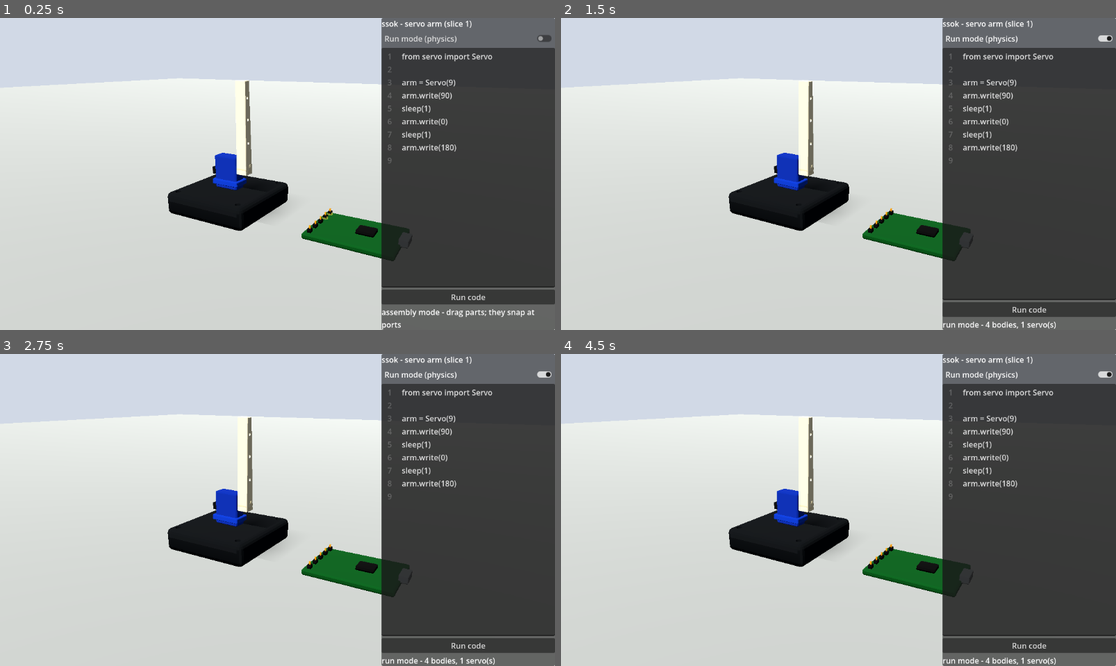
Above: before the commit, frames 1-4 (two rows, left to right).
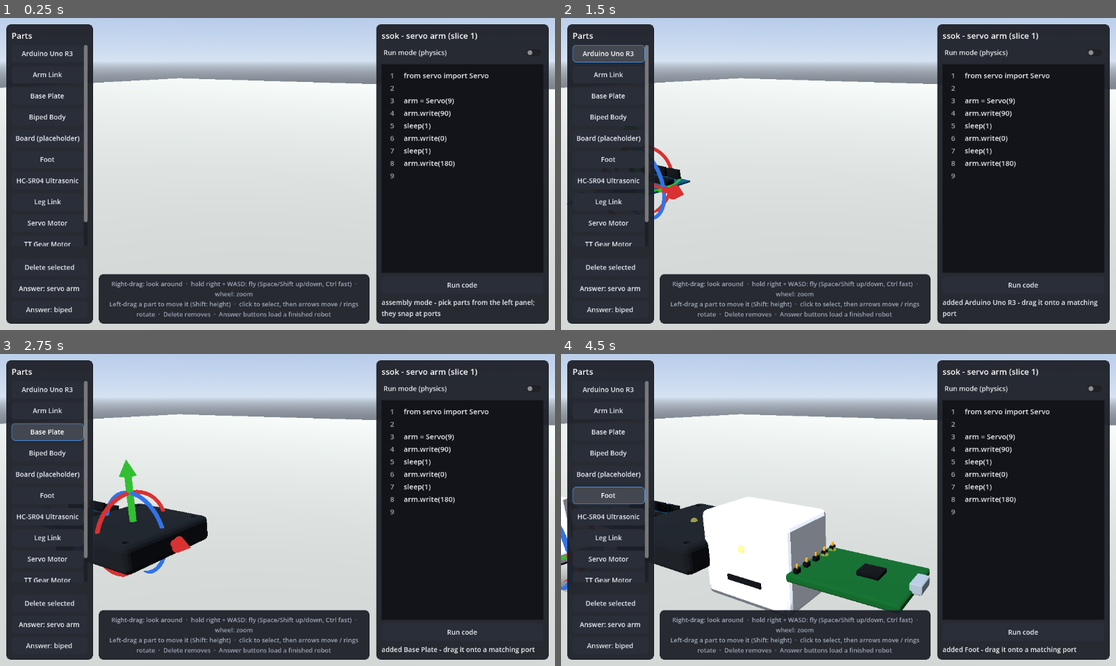
Above: after the commit, the same moments.

Repository: Bum-Boo/ssok
Game: Godot game, scene res://scenes/main.tscn
Same seed, same stepped clock (60 frames per second), same inputs: the game is played once before the commit and once after it.
Inputs (mouse positions are in pixels of both pictures, inside the frame that each line leads up to):
- Up to frame 1 (0.25 s): no input
- Up to frame 2 (1.5 s): click "Run mode (physics)" at 0.5 s; click (610, 52) at 1.25 s, where only the run after the commit has a clickable "Arduino Uno R3"
- Up to frame 3 (2.75 s): click (49, 432) at 2 s, where only the run after the commit has a clickable "Base Plate"
- Up to frame 4 (4.5 s): click (610, 453) at 2.75 s, where only the run after the commit has a clickable "Biped Body"; click (610, 475) at 3.5 s, where only the run after the commit has a clickable "Board (placeholder)"; click (610, 494) at 4.25 s, where only the run after the commit has a clickable "Foot"

The runs differ from the first frame. In frame 1, 58% of the frame differs, in the area x 0-100%, y 0-100%; in frame 2, 57%; in frame 3, 61%; in frame 4, 65%.

Commit message:
Start from an empty scene with a parts palette and add the biped preset
The shell now opens empty: a scrollable palette built from
assets/parts/*.tres spawns parts, Delete removes the selected one, and
two answer buttons load the servo arm or the new Otto-style biped
together with its code. Theme, fly camera and a bottom control HUD are
wired in; the screenshot driver presses the answer button first.

BipedPreset assembles body + 2 hip servos (pitch) + 2 legs + 2 ankle
servos (roll, mirrored so equal positive angles are mirror moves) +
2 feet, an HC-SR04 as eyes and an Uno on pins 3/5/6/9. The answer code
leans 30 deg onto one foot, swings the other hip 20 deg and repeats; it
stays standing through the sequence (40 deg fell forward, 20 deg never
lifted a foot). Standing needed GodotPhysics tightened for cm scale in
project.godot: 64 solver iterations and 1 mm allowed penetration (the
1 cm default sank the feet and let the joints fold). 120 Hz was tried
and rejected because it breaks the headless tests' frame-based waits.

Verified: import/quit exit 0, assembly_snap_check PASS, run_mode_check
0 failures, prototype_screenshot 5 shots; scratch checks for gizmo
translate/rotate, palette spawn/delete/reindex, wheel-on-shaft and
servo-on-Uno-pin snapping, fly camera, and the biped staying upright.

Co-Authored-By: Claude Fable 5.1 <noreply@anthropic.com>
Claude-Session: https://claude.ai/code/session_013973UPTMoMJCFd7py7rX6c

Diff:
--- /dev/null
+++ b/presets/biped.gd
@@ -0,0 +1,130 @@
+class_name BipedPreset
+extends RefCounted
+
+## Otto-DIY-style biped: body + 2 hip servos (pitch) + 2 legs + 2 ankle servos (roll) + 2 feet,
+## an HC-SR04 as eyes, all four servos on Uno PWM pins. Standing pose is hinge angle 0, so the
+## answer code only moves each joint into positive angles and back. Like Otto, a step is
+## "roll onto one foot, swing the other leg, put it down".
+
+const FLOOR_TOP := ServoArmPreset.FLOOR_TOP
+
+const PIN_RIGHT_HIP := 3
+const PIN_LEFT_HIP := 5
+const PIN_RIGHT_FOOT := 6
+const PIN_LEFT_FOOT := 9
+
+const ANSWER_CODE := """from servo import Servo
+
+left_hip = Servo(5)
+right_hip = Servo(3)
+left_foot = Servo(9)
+right_foot = Servo(6)
+
+left_hip.write(0)
+right_hip.write(0)
+left_foot.write(0)
+right_foot.write(0)
+sleep(0.5)
+
+# lean onto the right foot, swing the left leg, put it down
+right_foot.write(30)
+sleep(0.4)
+left_hip.write(20)
+sleep(0.4)
+left_hip.write(0)
+sleep(0.3)
+right_foot.write(0)
+sleep(0.5)
+
+# lean onto the left foot, swing the right leg, put it down
+left_foot.write(30)
+sleep(0.4)
+right_hip.write(20)
+sleep(0.4)
+right_hip.write(0)
+sleep(0.3)
+left_foot.write(0)
+sleep(0.5)
+"""
+
+# Servo placeholder geometry: shaft at local (+0.0115, +0.005, 0), mount at (0, -0.015, 0).
+const SERVO_SHAFT := Vector3(0.0115, 0.005, 0)
+const SERVO_MOUNT_UP := Vector3(0, 0.015, 0)
+const LEG_HIP_MOUNT := Vector3(0.006, 0.014, 0)
+const LEG_ANKLE_MOUNT := Vector3(0, -0.02, 0)
+const FOOT_ANKLE_Y := 0.024
+const FOOT_TAB_Z := 0.0115
+const FOOT_SOLE := 0.005
+const BODY_HIP_X := 0.02
+const BODY_HIP_Y := -0.03
+const BODY_FACE := Vector3(0, 0.01, 0.0225)
+
+
+static func build() -> ConnectionGraph:
+	var body_def: PartDef = load("res://assets/parts/biped_body.tres")
+	var servo_def: PartDef = load("res://assets/parts/servo.tres")
+	var leg_def: PartDef = load("res://assets/parts/leg_link.tres")
+	var foot_def: PartDef = load("res://assets/parts/foot.tres")
+	var sensor_def: PartDef = load("res://assets/parts/hc_sr04.tres")
+	var uno_def: PartDef = load("res://assets/parts/arduino_uno.tres")
+
+	var graph := ConnectionGraph.new()
+	var body_position := Vector3(0, _body_height(), 0)
+	graph.parts.append({"part_def": body_def, "transform": Transform3D(Basis.IDENTITY, body_position)})
+	_add_leg(graph, servo_def, leg_def, foot_def, body_position, -1.0)
+	_add_leg(graph, servo_def, leg_def, foot_def, body_position, 1.0)
+	graph.parts.append({"part_def": sensor_def, "transform": Transform3D(Basis.IDENTITY, body_position + BODY_FACE + Vector3(0, 0, 0.0008))})
+	graph.parts.append({"part_def": uno_def, "transform": Transform3D(Basis.IDENTITY, Vector3(0, FLOOR_TOP + 0.0008, -0.12))})
+
+	var sensor := 9
+	var uno := 10
+	graph.links.append({"a_part": 0, "a_port": &"face", "b_part": sensor, "b_port": &"mount"})
+	graph.links.append({"a_part": 1, "a_port": &"signal_pin", "b_part": uno, "b_port": StringName("pin_%d" % PIN_LEFT_HIP)})
+	graph.links.append({"a_part": 3, "a_port": &"signal_pin", "b_part": uno, "b_port": StringName("pin_%d" % PIN_LEFT_FOOT)})
+	graph.links.append({"a_part": 5, "a_port": &"signal_pin", "b_part": uno, "b_port": StringName("pin_%d" % PIN_RIGHT_HIP)})
+	graph.links.append({"a_part": 7, "a_port": &"signal_pin", "b_part": uno, "b_port": StringName("pin_%d" % PIN_RIGHT_FOOT)})
+	return graph
+
+
+## Body centre height that puts the soles exactly on the floor.
+static func _body_height() -> float:
+	var foot_y := FLOOR_TOP + FOOT_SOLE
+	var ankle_shaft_y := foot_y + FOOT_ANKLE_Y
+	var ankle_servo_y := ankle_shaft_y + SERVO_SHAFT.y
+	var leg_y := ankle_servo_y + SERVO_MOUNT_UP.y - LEG_ANKLE_MOUNT.y
+	var hip_shaft_y := leg_y + LEG_HIP_MOUNT.y
+	var hip_servo_y := hip_shaft_y + SERVO_SHAFT.y
+	return hip_servo_y + SERVO_MOUNT_UP.y - BODY_HIP_Y
+
+
+## side = -1 (left) or +1 (right). Appends hip servo, leg, ankle servo, foot in that order and
+## links them; the body is part 0.
+static func _add_leg(graph: ConnectionGraph, servo_def: PartDef, leg_def: PartDef, foot_def: PartDef, body_position: Vector3, side: float) -> void:
+	# Hip servo hangs upside-down with its shaft pointing outward (pitch axis): 180 deg about Z
+	# on the left, about X on the right. The leg's horn port is on +X, so the right leg turns around.
+	var hip_basis := Basis(Vector3(0, 0, 1), PI) if side < 0.0 else Basis(Vector3(1, 0, 0), PI)
+	var leg_basis := Basis.IDENTITY if side < 0.0 else Basis(Vector3(0, 1, 0), PI)
+	# Ankle servo hangs upside-down with its shaft along Z (roll axis): +Z on the left, -Z on
+	# the right, so the two feet roll as mirror images and drive the foot's front or back tab.
+	var ankle_basis := Basis(Vector3(0, 1, 0), -side * PI / 2.0) * Basis(Vector3(0, 0, 1), PI)
+	var foot_port: StringName = &"ankle_front" if side < 0.0 else &"ankle_back"
+	var foot_port_offset := Vector3(0, FOOT_ANKLE_Y, -side * FOOT_TAB_Z)
+
+	var hip_servo_position := body_position + Vector3(side * BODY_HIP_X, BODY_HIP_Y, 0) - SERVO_MOUNT_UP
+	var hip_shaft := hip_servo_position + hip_basis * SERVO_SHAFT
+	var leg_position := hip_shaft - leg_basis * LEG_HIP_MOUNT
+	var ankle_servo_position := leg_position + LEG_ANKLE_MOUNT - SERVO_MOUNT_UP
+	var ankle_shaft := ankle_servo_position + ankle_basis * SERVO_SHAFT
+	var foot_position := ankle_shaft - foot_port_offset
+
+	var first := graph.parts.size()
+	graph.parts.append({"part_def": servo_def, "transform": Transform3D(hip_basis, hip_servo_position)})
+	graph.parts.append({"part_def": leg_def, "transform": Transform3D(leg_basis, leg_position)})
+	graph.parts.append({"part_def": servo_def, "transform": Transform3D(ankle_basis, ankle_servo_position)})
+	graph.parts.append({"part_def": foot_def, "transform": Transform3D(Basis.IDENTITY, foot_position)})
+
+	var hip_port: StringName = &"hip_left" if side < 0.0 else &"hip_right"
+	graph.links.append({"a_part": 0, "a_port": hip_port, "b_part": first, "b_port": &"mount_bottom"})
+	graph.links.append({"a_part": first, "a_port": &"output_shaft", "b_part": first + 1, "b_port": &"hip_mount"})
+	graph.links.append({"a_part": first + 1, "a_port": &"ankle_mount", "b_part": first + 2, "b_port": &"mount_bottom"})
+	graph.links.append({"a_part": first + 2, "a_port": &"output_shaft", "b_part": first + 3, "b_port": foot_port})
--- a/project.godot
+++ b/project.godot
@@ -14,3 +14,10 @@
 
 renderer/rendering_method="gl_compatibility"
 renderer/rendering_method.mobile="gl_compatibility"
+
+[physics]
+
+3d/solver/solver_iterations=64
+3d/solver/contact_max_allowed_penetration=0.001
+3d/solver/contact_recycle_radius=0.001
+3d/solver/contact_max_separation=0.005
--- a/scenes/main.gd
+++ b/scenes/main.gd
@@ -9,6 +9,8 @@
 	&"arm_link": Color(0.95, 0.55, 0.15),
 	&"board": Color(0.1, 0.55, 0.3),
 }
+
+const PARTS_DIR := "res://assets/parts"
 
 var assembly: AssemblyMode
 var run_mode: RunMode
@@ -17,19 +19,22 @@
 var status: Label
 var mode_button: CheckButton
 var run_button: Button
+var answer_button: Button
+var biped_button: Button
+
+var _ui_root: Control
+var _spawn_count := 0
 
 
 func _ready() -> void:
 	var camera := $Camera3D as Camera3D
 	camera.look_at_from_position(Vector3(0.2, 0.18, 0.26), Vector3(0.05, 0.09, 0))
 	camera.fov = 45.0
+	add_child(FlyCamera.new(camera))
 	_dress_scene()
 
 	assembly = AssemblyMode.new()
 	add_child(assembly)
-	assembly.load_graph(ServoArmPreset.build())
-	_colorize(assembly)
-	_mark_ports(assembly)
 
 	run_mode = RunMode.new()
 	add_child(run_mode)
@@ -42,21 +47,33 @@
 	add_child(runtime)
 
 	_build_ui()
-	_set_status("assembly mode - drag parts; they snap at ports")
+	_build_palette()
+	_build_help_hud()
+	_set_status("assembly mode - pick parts from the left panel; they snap at ports")
 
 
 func _build_ui() -> void:
 	var layer := CanvasLayer.new()
 	add_child(layer)
+	_ui_root = Control.new()
+	_ui_root.set_anchors_and_offsets_preset(Control.PRESET_FULL_RECT)
+	_ui_root.mouse_filter = Control.MOUSE_FILTER_IGNORE
+	_ui_root.theme = SsokTheme.build()
+	layer.add_child(_ui_root)
+
 	var panel := PanelContainer.new()
 	panel.set_anchors_and_offsets_preset(Control.PRESET_RIGHT_WIDE)
-	panel.offset_left = -360
-	layer.add_child(panel)
+	panel.offset_left = -372
+	panel.offset_top = 12
+	panel.offset_right = -12
+	panel.offset_bottom = -12
+	_ui_root.add_child(panel)
 	var box := VBoxContainer.new()
 	panel.add_child(box)
 
 	var title := Label.new()
 	title.text = "ssok - servo arm (slice 1)"
+	title.label_settings = SsokTheme.title_settings()
 	box.add_child(title)
 
 	mode_button = CheckButton.new()
@@ -78,6 +95,139 @@
 	status = Label.new()
 	status.autowrap_mode = TextServer.AUTOWRAP_WORD_SMART
 	box.add_child(status)
+
+
+## A one-line control reminder pinned to the top of the assembly view.
+func _build_help_hud() -> void:
+	var panel := PanelContainer.new()
+	panel.set_anchors_and_offsets_preset(Control.PRESET_BOTTOM_WIDE)
+	panel.grow_vertical = Control.GROW_DIRECTION_BEGIN
+	panel.offset_left = 204
+	panel.offset_right = -384
+	panel.offset_bottom = -12
+	_ui_root.add_child(panel)
+
+	var label := Label.new()
+	label.text = "Right-drag: look around  ·  hold right + WASD: fly (Space/Shift up/down, Ctrl fast)  ·  wheel: zoom\nLeft-drag a part to move it (Shift: height)  ·  click to select, then arrows move / rings rotate  ·  Delete removes  ·  Answer buttons load a finished robot"
+	label.label_settings = SsokTheme.dim_settings()
+	label.autowrap_mode = TextServer.AUTOWRAP_WORD_SMART
+	label.horizontal_alignment = HORIZONTAL_ALIGNMENT_CENTER
+	panel.add_child(label)
+
+
+func _build_palette() -> void:
+	var panel := PanelContainer.new()
+	panel.set_anchors_and_offsets_preset(Control.PRESET_LEFT_WIDE)
+	panel.offset_left = 12
+	panel.offset_top = 12
+	panel.offset_right = 192
+	panel.offset_bottom = -12
+	_ui_root.add_child(panel)
+	var box := VBoxContainer.new()
+	panel.add_child(box)
+
+	var title := Label.new()
+	title.text = "Parts"
+	title.label_settings = SsokTheme.title_settings()
+	box.add_child(title)
+
+	# The part list scrolls so the action buttons below stay reachable as parts are added.
+	var scroll := ScrollContainer.new()
+	scroll.size_flags_vertical = Control.SIZE_EXPAND_FILL
+	scroll.horizontal_scroll_mode = ScrollContainer.SCROLL_MODE_DISABLED
+	box.add_child(scroll)
+	var parts_box := VBoxContainer.new()
+	parts_box.size_flags_horizontal = Control.SIZE_EXPAND_FILL
+	scroll.add_child(parts_box)
+	for definition: PartDef in _load_part_defs():
+		var button := Button.new()
+		button.text = definition.display_name
+		button.pressed.connect(_on_palette_pressed.bind(definition))
+		parts_box.add_child(button)
+
+	box.add_child(HSeparator.new())
+	var delete_button := Button.new()
+	delete_button.text = "Delete selected"
+	delete_button.pressed.connect(_on_delete_pressed)
+	box.add_child(delete_button)
+
+	answer_button = Button.new()
+	answer_button.text = "Answer: servo arm"
+	answer_button.pressed.connect(_on_answer_pressed)
+	box.add_child(answer_button)
+
+	biped_button = Button.new()
+	biped_button.text = "Answer: biped"
+	biped_button.pressed.connect(_on_biped_pressed)
+	box.add_child(biped_button)
+
+
+func _load_part_defs() -> Array[PartDef]:
+	var definitions: Array[PartDef] = []
+	var dir := DirAccess.open(PARTS_DIR)
+	if dir == null:
+		push_error("cannot open %s" % PARTS_DIR)
+		return definitions
+	var names := Array(dir.get_files())
+	names.sort()
+	for file_name: String in names:
+		# Exported PCKs list resources as "*.tres.remap".
+		var resource_name := file_name.trim_suffix(".remap")
+		if not resource_name.ends_with(".tres"):
+			continue
+		var definition := load(PARTS_DIR.path_join(resource_name)) as PartDef
+		if definition != null:
+			definitions.append(definition)
+	return definitions
+
+
+func _on_palette_pressed(definition: PartDef) -> void:
+	_ensure_assembly_mode()
+	var column := _spawn_count % 4
+	var row := _spawn_count / 4
+	_spawn_count += 1
+	var position := Vector3(-0.1 + 0.07 * column, ServoArmPreset.FLOOR_TOP + 0.03, 0.08 + 0.07 * row)
+	var part := assembly.spawn_part(definition, Transform3D(Basis.IDENTITY, position))
+	_colorize(part)
+	_mark_ports(part)
+	assembly.select_part(part)
+	_set_status("added %s - drag it onto a matching port" % definition.display_name)
+
+
+func _on_delete_pressed() -> void:
+	_ensure_assembly_mode()
+	if assembly.remove_selected():
+		_set_status("part removed")
+	else:
+		_set_status("click a part first, then delete it")
+
+
+func _on_answer_pressed() -> void:
+	_load_preset(ServoArmPreset.build(), ServoArmPreset.ANSWER_CODE, "answer loaded - the finished servo arm")
+
+
+func _on_biped_pressed() -> void:
+	_load_preset(BipedPreset.build(), BipedPreset.ANSWER_CODE, "answer loaded - the biped; run the code to make it step")
+
+
+func _load_preset(graph: ConnectionGraph, code: String, message: String) -> void:
+	_ensure_assembly_mode()
+	assembly.load_graph(graph)
+	_colorize(assembly)
+	_mark_ports(assembly)
+	code_edit.text = code
+	_set_status(message)
+
+
+func _ensure_assembly_mode() -> void:
+	if mode_button.button_pressed:
+		mode_button.button_pressed = false
+
+
+func _unhandled_key_input(event: InputEvent) -> void:
+	var key_event := event as InputEventKey
+	if key_event != null and key_event.pressed and not key_event.echo and key_event.keycode == KEY_DELETE:
+		_on_delete_pressed()
 
 
 func _on_mode_toggled(run: bool) -> void:
@@ -109,8 +259,15 @@
 
 func _dress_scene() -> void:
 	var env := Environment.new()
-	env.background_mode = Environment.BG_COLOR
-	env.background_color = Color(0.82, 0.85, 0.9)
+	var sky_material := ProceduralSkyMaterial.new()
+	sky_material.sky_top_color = Color(0.50, 0.64, 0.86)
+	sky_material.sky_horizon_color = Color(0.84, 0.89, 0.95)
+	sky_material.ground_horizon_color = Color(0.84, 0.89, 0.95)
+	sky_material.ground_bottom_color = Color(0.42, 0.44, 0.47)
+	var sky := Sky.new()
+	sky.sky_material = sky_material
+	env.background_mode = Environment.BG_SKY
+	env.sky = sky
 	env.ambient_light_source = Environment.AMBIENT_SOURCE_COLOR
 	env.ambient_light_color = Color(1, 1, 1)
 	env.ambient_light_energy = 0.35
--- a/tests/prototype_screenshot.gd
+++ b/tests/prototype_screenshot.gd
@@ -19,6 +19,12 @@
 	_frames += 1
 	match _step:
 		0:
+			if _frames > 10:
+				_shot("empty")
+				_main.answer_button.pressed.emit()
+				_step = 10
+				_frames = 0
+		10:
 			if _frames > 10:
 				_shot("assembly")
 				_main.mode_button.button_pressed = true
Not shown, added: presets/biped.gd.uid
